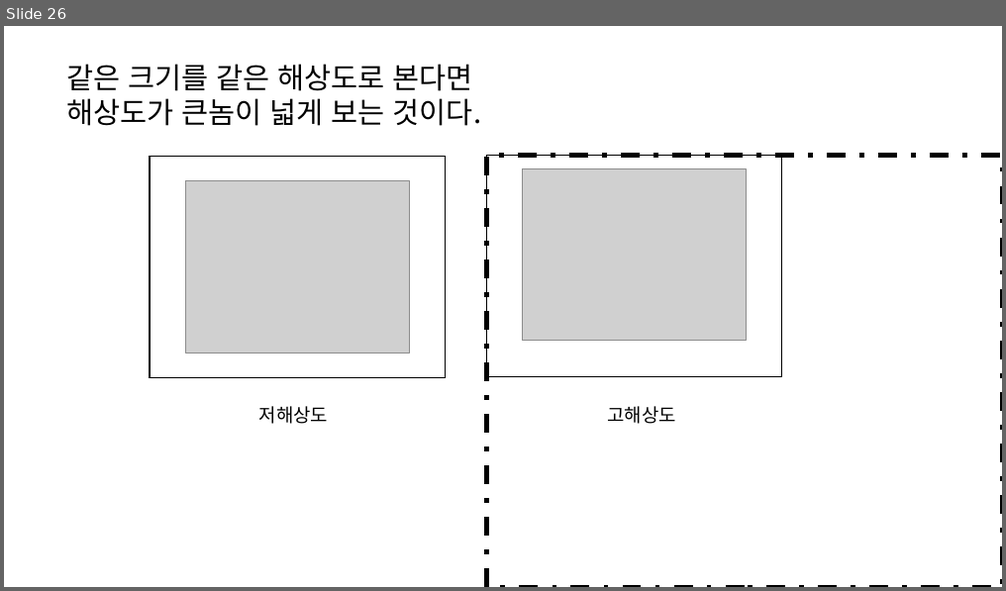
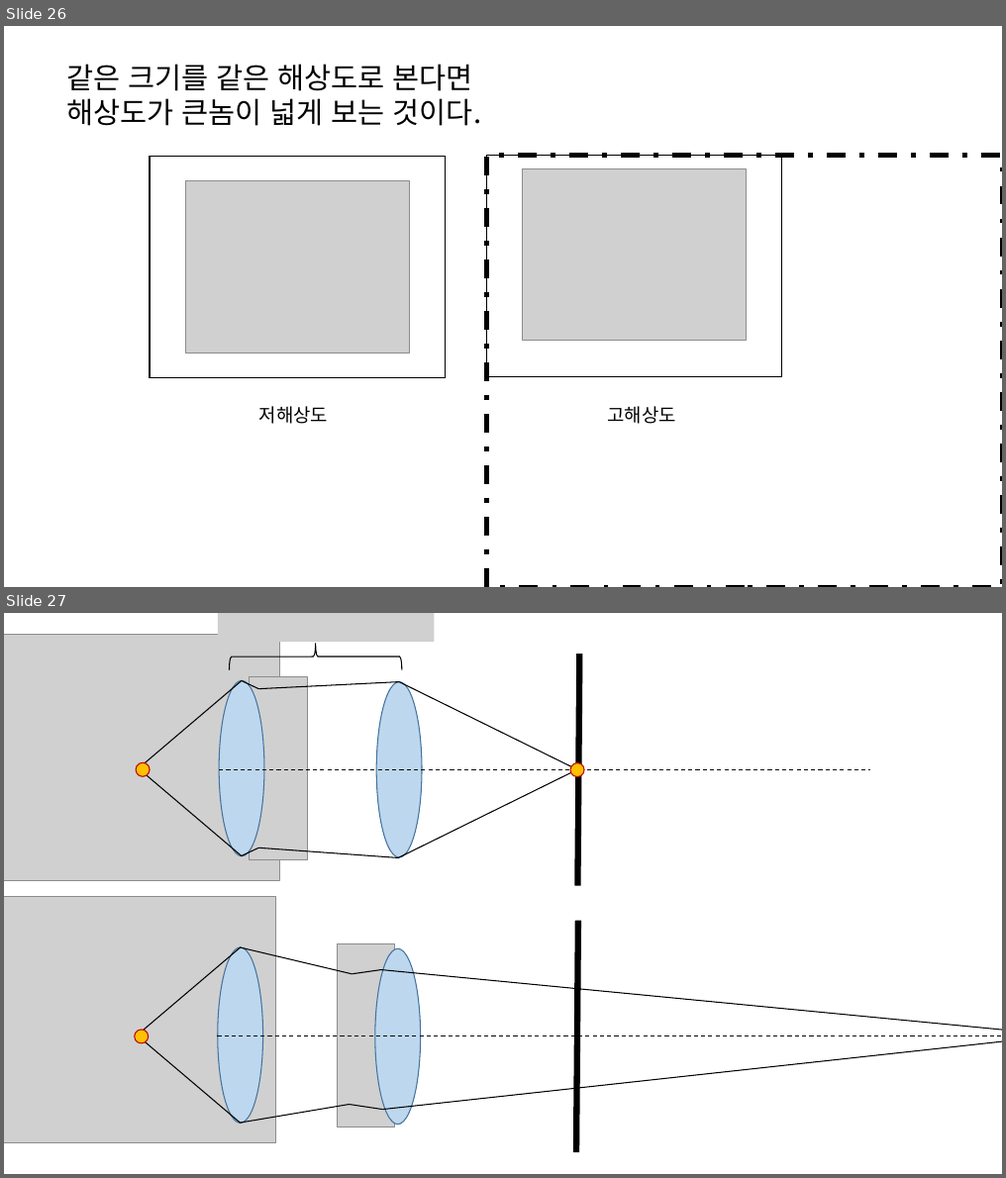
Before and after one commit to shjo0501/CameraStudy, a slide deck: study-document.pptx. Shown one above the other, each under a label of ours: slide 26 before the commit, slides 26 and 27 after it. The pictures are 1006x591 and 1006x1178 pixels, drawn with LibreOffice and Linux fonts; fonts in the diff are those of the drawing; grey boxes stand for pictures. Boxes give left, top, right and bottom in pixels: in the first picture for what was removed or moved away, otherwise in the second. Text is boxed around its words. In the diff, an @@ line names an element or a change of style, - is before the commit and + after.

```diff
--- a/study-document.pptx
+++ b/study-document.pptx
@@ slide 27 added at bbox=[4, 613, 1002, 1174], background #FFFFFF @@
@@ picture added at bbox=[4, 634, 280, 880] @@
@@ picture added at bbox=[218, 613, 434, 642] @@
@@ left brace added at bbox=[229, 644, 402, 670], outline #000000 1 pt @@
@@ line added from (577, 885) to (580, 654), #000000 6 pt @@
@@ line added from (144, 764) to (242, 680), #000000 1 pt @@
@@ ellipse added at bbox=[219, 680, 264, 857], fill #BDD7EE, outline #43739E 1 pt @@
@@ line added from (242, 680) to (258, 688), #000000 1 pt @@
@@ picture added at bbox=[250, 676, 307, 861] @@
@@ line added from (258, 688) to (399, 682), #000000 1 pt @@
@@ ellipse added at bbox=[377, 682, 423, 858], fill #BDD7EE, outline #43739E 1 pt @@
@@ line added from (399, 682) to (577, 769), #000000 1 pt @@
@@ ellipse added at bbox=[136, 762, 150, 777], fill #FFC000, outline #C00000 1 pt @@
@@ line added from (147, 775) to (242, 857), #000000 1 pt @@
@@ line added from (219, 769) to (870, 769), #000000 1 pt dashed @@
@@ line added from (399, 858) to (577, 769), #000000 1 pt @@
@@ ellipse added at bbox=[570, 762, 585, 777], fill #FFC000, outline #C00000 1 pt @@
@@ line added from (242, 857) to (258, 848), #000000 1 pt @@
@@ line added from (258, 848) to (399, 858), #000000 1 pt @@
@@ picture added at bbox=[4, 897, 275, 1143] @@
@@ line added from (576, 1153) to (578, 921), #000000 6 pt @@
@@ line added from (142, 1032) to (241, 948), #000000 1 pt @@
@@ ellipse added at bbox=[218, 948, 263, 1124], fill #BDD7EE, outline #43739E 1 pt @@
@@ line added from (240, 948) to (351, 973), #000000 1 pt @@
@@ picture added at bbox=[338, 944, 395, 1128] @@
@@ ellipse added at bbox=[375, 950, 421, 1125], fill #BDD7EE, outline #43739E 1 pt @@
@@ line added from (352, 974) to (381, 970), #000000 1 pt @@
@@ line added from (381, 970) to (1002, 1031), #000000 1 pt @@
@@ ellipse added at bbox=[135, 1030, 149, 1045], fill #FFC000, outline #C00000 1 pt @@
@@ line added from (146, 1043) to (241, 1124), #000000 1 pt @@
@@ line added from (218, 1037) to (1002, 1037), #000000 1 pt dashed @@
@@ line added from (383, 1110) to (1002, 1041), #000000 1 pt @@
@@ line added from (241, 1123) to (350, 1105), #000000 1 pt @@
@@ line added from (350, 1105) to (383, 1110), #000000 1 pt @@
```
Also in this commit, not shown: 1 slide changed, 4 other slides added.
